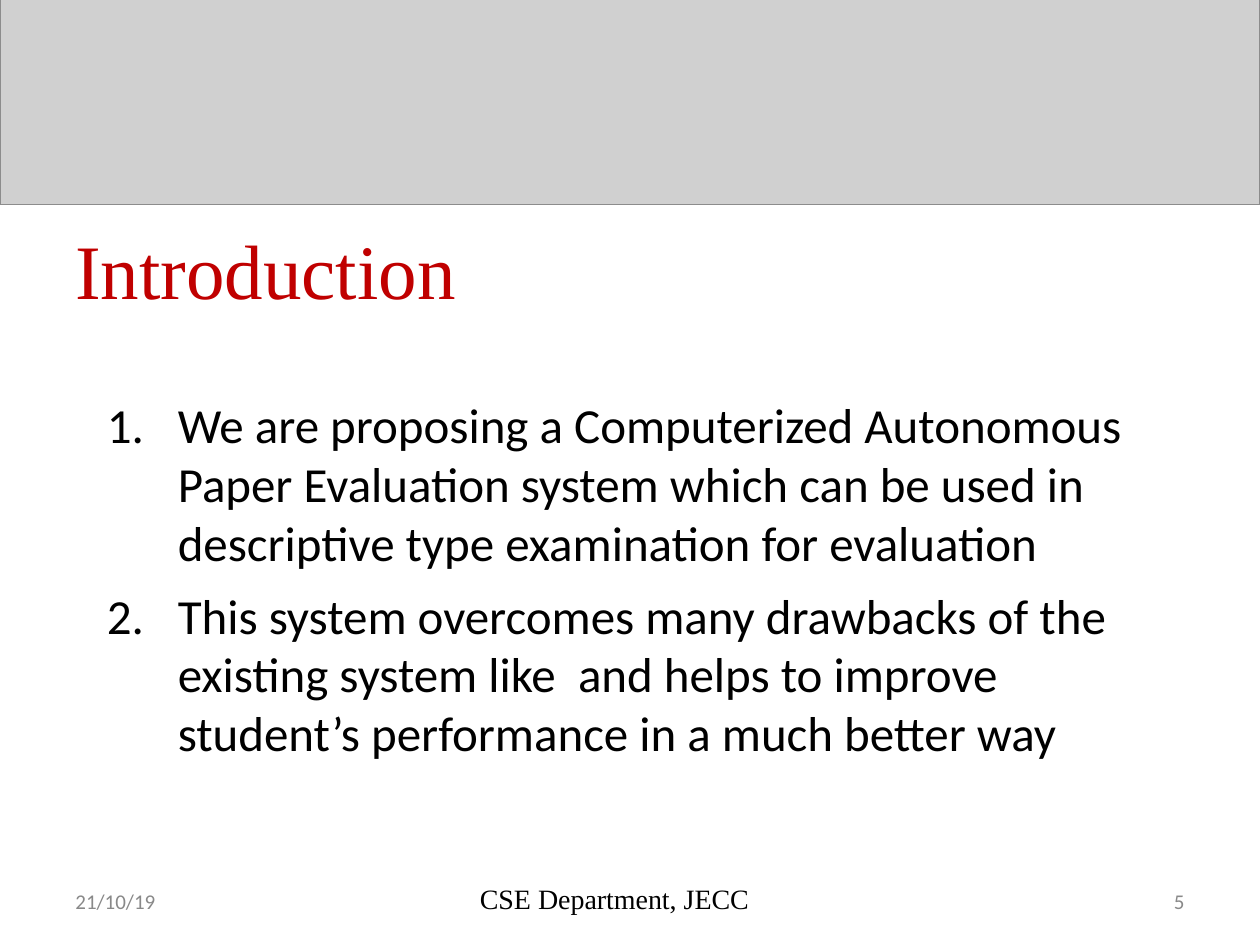
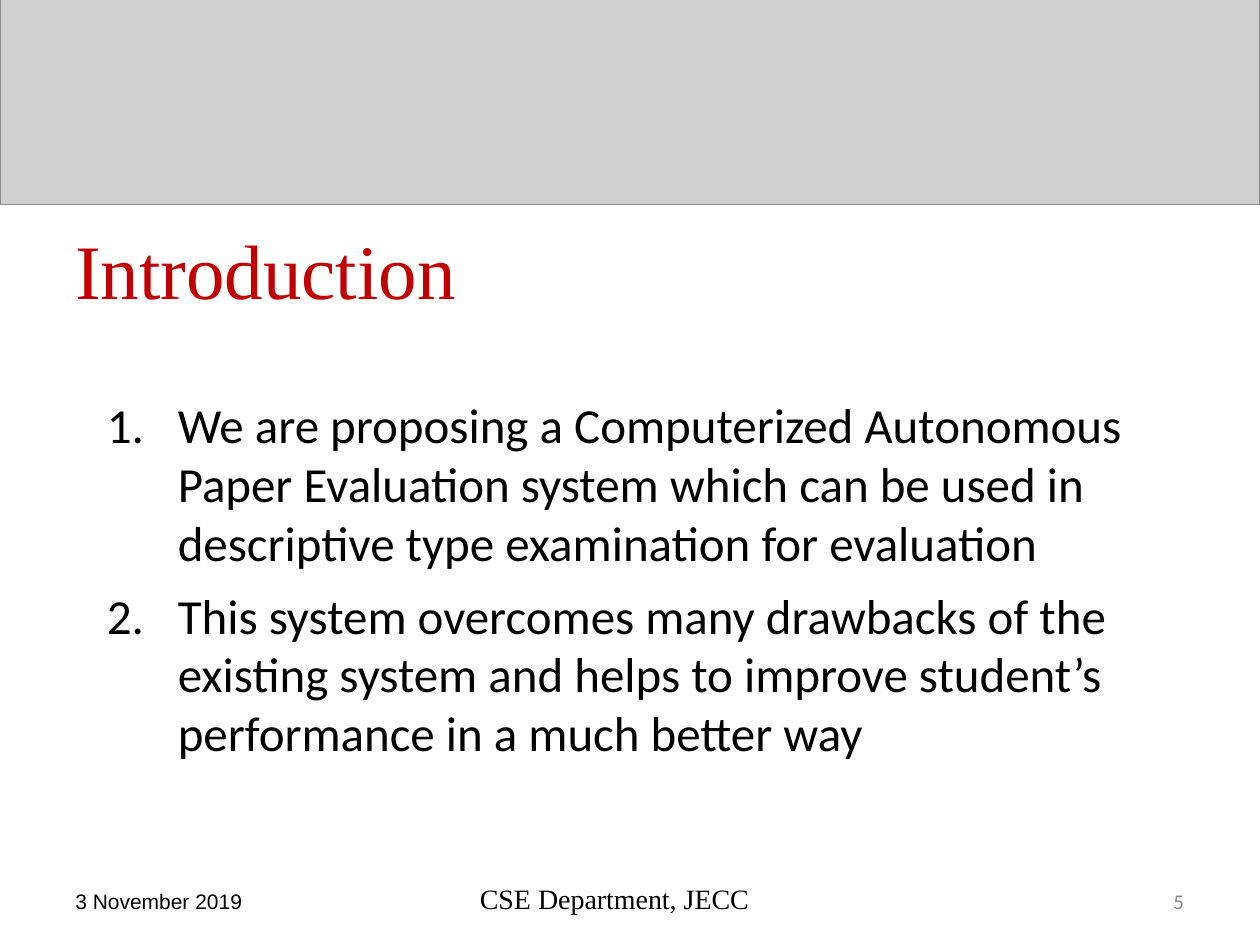
Before and after one commit to sreeragrnandan/Design-Project, a slide deck: slide 5 of DP G7 first review.pptx. Drawn at 1260x945 pixels with LibreOffice and Linux fonts; fonts in the diff are those of the drawing; grey boxes stand for pictures. Boxes give left, top, right and bottom in pixels: in the first picture for what was removed or moved away, otherwise in the second. Text is boxed around its words. In the diff, an @@ line names an element or a change of style, - is before the commit and + after.

```diff
--- a/DP G7 first review.pptx
+++ b/DP G7 first review.pptx
@@ text at (178, 600, 1105, 759): text changed @@
-2. This system overcomes many drawbacks of the existing system like and helps to improve student’s performance in a much better way
+2. This system overcomes many drawbacks of the existing system and helps to improve student’s performance in a much better way
@@ text at (75, 893, 242, 910): text changed; font Calibri to Arial; text colour #898989 to #000000 @@
-21/10/19
+3 November 2019
```
Also in this commit, not shown: 23 other slides changed, 2 slides added, 2 slides removed, 7 other files.
